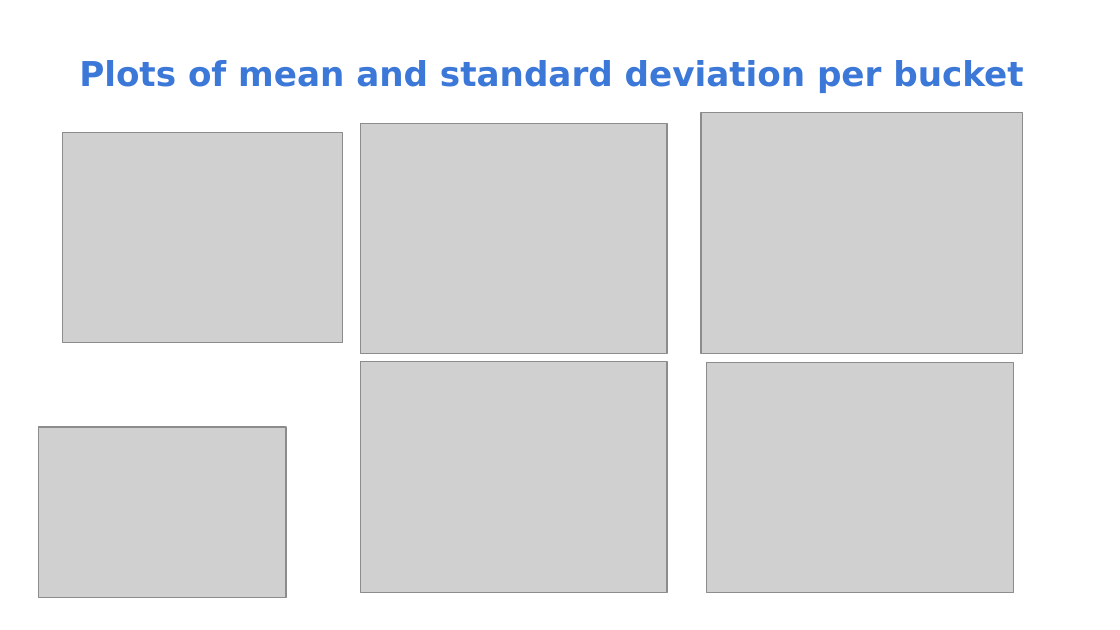
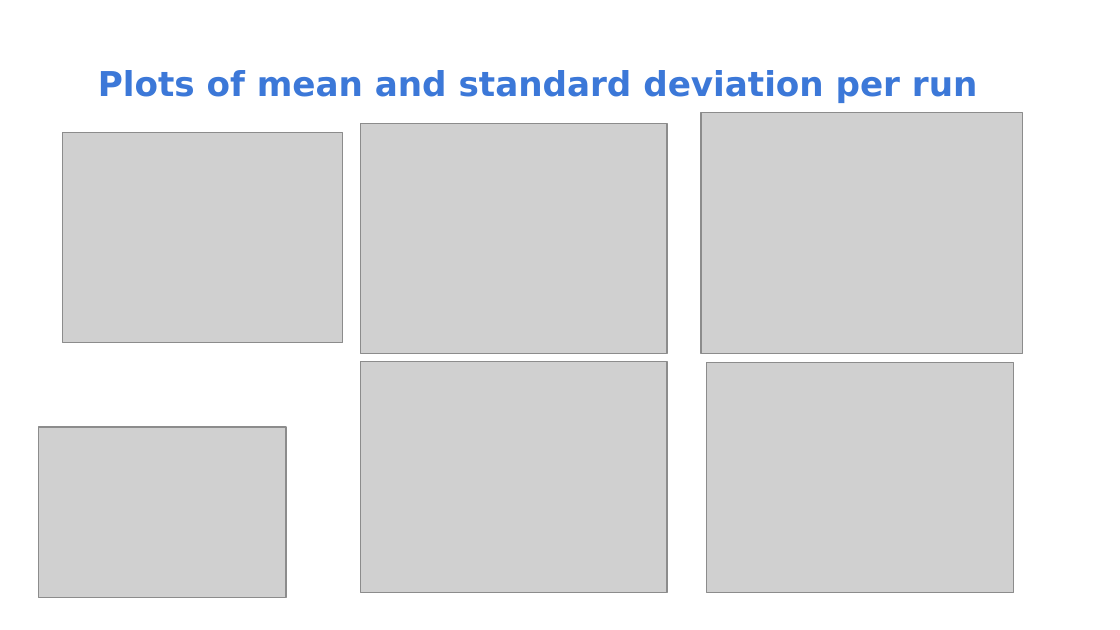
Before and after one commit to rorsini/lbl_tcoki, a slide deck: slide 5 of slides/Tcoki Slidedeck.pptx. Drawn at 1120x630 pixels with LibreOffice and Linux fonts; fonts in the diff are those of the drawing; grey boxes stand for pictures. Boxes give left, top, right and bottom in pixels: in the first picture for what was removed or moved away, otherwise in the second. Text is boxed around its words. In the diff, an @@ line names an element or a change of style, - is before the commit and + after.

Commit message:
updated slides

```diff
--- a/slides/Tcoki Slidedeck.pptx
+++ b/slides/Tcoki Slidedeck.pptx
@@ text at [98, 70, 977, 103]: text changed @@
-Plots of mean and standard deviation per bucket
+Plots of mean and standard deviation per run
```
Also in this commit, not shown: 2 other slides changed, 1 other file.
